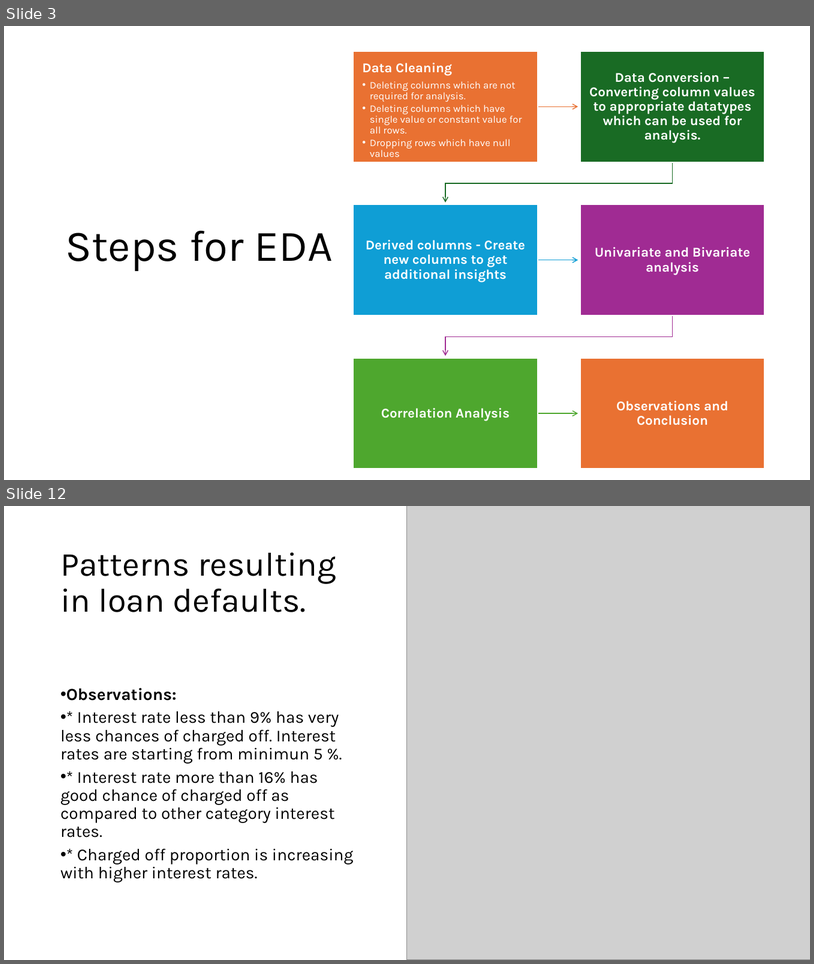
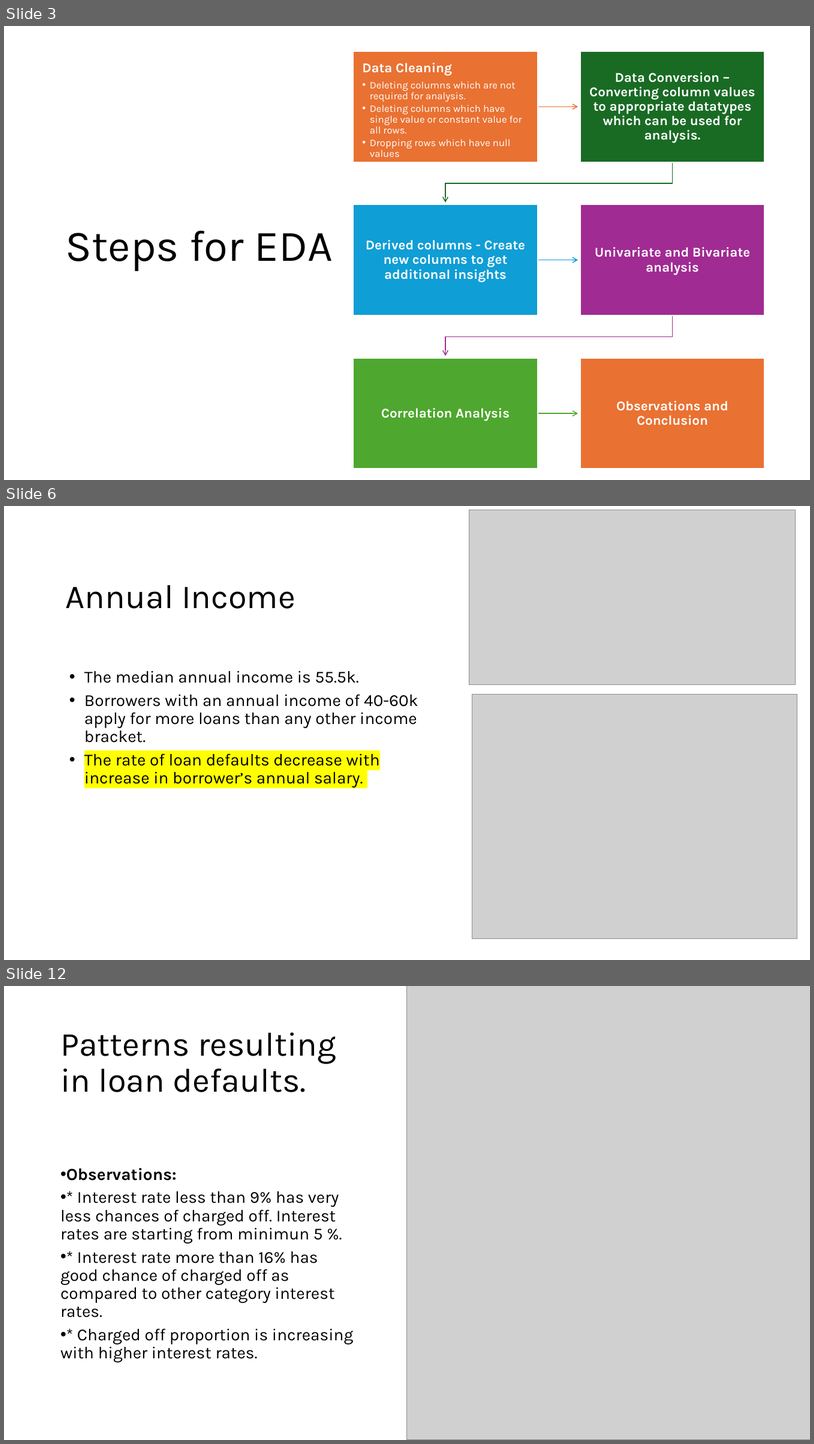
Before and after one commit to cyberpirate92/lending-club-case-study, a slide deck: Lending Club Case Study.pptx. Shown one above the other, each under a label of ours: slides 3 and 12 before the commit, slides 3, 6 and 12 after it; the slides between them are not shown. The pictures are 814x964 and 814x1444 pixels, drawn with LibreOffice and Linux fonts; fonts in the diff are those of the drawing; grey boxes stand for pictures. Boxes give left, top, right and bottom in pixels: in the first picture for what was removed or moved away, otherwise in the second. Text is boxed around its words. In the diff, an @@ line names an element or a change of style, - is before the commit and + after.

```diff
--- a/Lending Club Case Study.pptx
+++ b/Lending Club Case Study.pptx
@@ slide 6 added at [4, 506, 810, 960], background #FFFFFF @@
@@ picture added at [470, 510, 796, 685] @@
@@ title added at [66, 585, 296, 609], 40 pt, text #000000 @@
+Annual Income
@@ text added at [84, 670, 418, 787], 20 pt, text #000000 @@
+• The median annual income is 55.5k.
+• Borrowers with an annual income of 40-60k apply for more loans than any other income bracket.
+• The rate of loan defaults decrease with increase in borrower’s annual salary.
@@ picture added at [472, 694, 798, 939] @@
```
Also in this commit, not shown: 4 slides changed, 3 other slides added, 4 slides removed, 1 other file.
